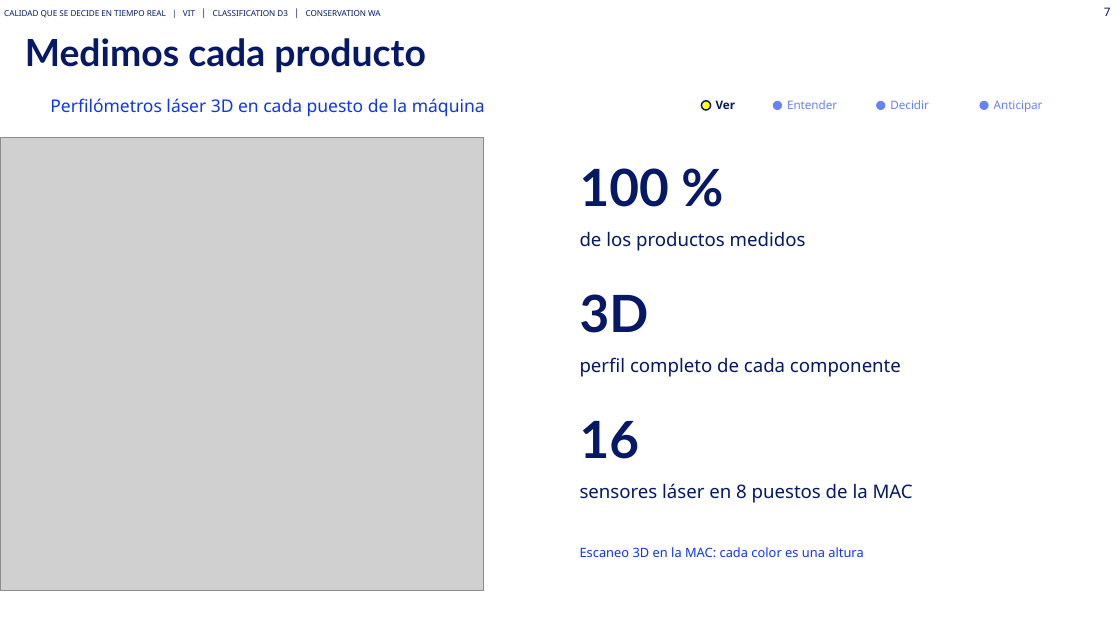
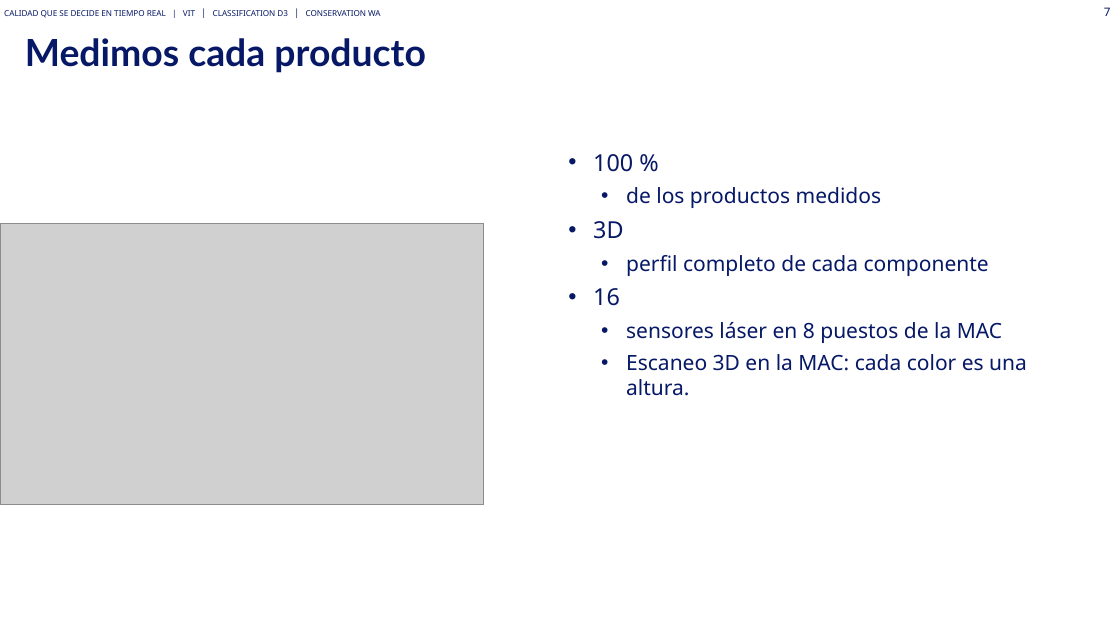
Before and after one commit to Asierenux/blank-app, a slide deck: slide 7 of presentaciones/Michelin_Hyundai_Fabricacion_Digital_ES_plantilla2026.pptx. Drawn at 1120x630 pixels with LibreOffice and Linux fonts; fonts in the diff are those of the drawing; grey boxes stand for pictures. Boxes give left, top, right and bottom in pixels: in the first picture for what was removed or moved away, otherwise in the second. Text is boxed around its words. In the diff, an @@ line names an element or a change of style, - is before the commit and + after.

```diff
--- a/presentaciones/Michelin_Hyundai_Fabricacion_Digital_ES_plantilla2026.pptx
+++ b/presentaciones/Michelin_Hyundai_Fabricacion_Digital_ES_plantilla2026.pptx
@@ text removed at box(50, 98, 485, 117) @@
-Perfilómetros láser 3D en cada puesto de la máquina
@@ ellipse removed at box(702, 101, 711, 110) @@
@@ text removed at box(716, 100, 735, 109) @@
-Ver
@@ ellipse removed at box(773, 101, 782, 110) @@
@@ text removed at box(787, 100, 837, 109) @@
-Entender
@@ ellipse removed at box(876, 101, 886, 110) @@
@@ text removed at box(890, 100, 929, 109) @@
-Decidir
@@ ellipse removed at box(980, 101, 989, 110) @@
@@ text removed at box(994, 100, 1043, 112) @@
-Anticipar
@@ text removed at box(580, 168, 669, 207) @@
-100 %
@@ text added at box(593, 154, 1027, 396), 18 pt, text #061866 @@
+• 100 %
+  • de los productos medidos
+• 3D
+  • perfil completo de cada componente
+• 16
+  • sensores láser en 8 puestos de la MAC
+  • Escaneo 3D en la MAC: cada color es una altura.
@@ picture: place and size @@
-picture at box(0, 137, 484, 590)
+picture at box(0, 223, 484, 505)
@@ text removed at box(580, 231, 806, 251) @@
-de los productos medidos
@@ text removed at box(580, 294, 649, 333) @@
-3D
@@ text removed at box(580, 357, 901, 377) @@
-perfil completo de cada componente
@@ text removed at box(580, 421, 640, 459) @@
-16
@@ text removed at box(580, 483, 913, 503) @@
-sensores láser en 8 puestos de la MAC
@@ text removed at box(580, 547, 863, 557) @@
-Escaneo 3D en la MAC: cada color es una altura
```
Also in this commit, not shown: 23 other slides changed, 2 slides added, 2 slides removed, 1 other file.
